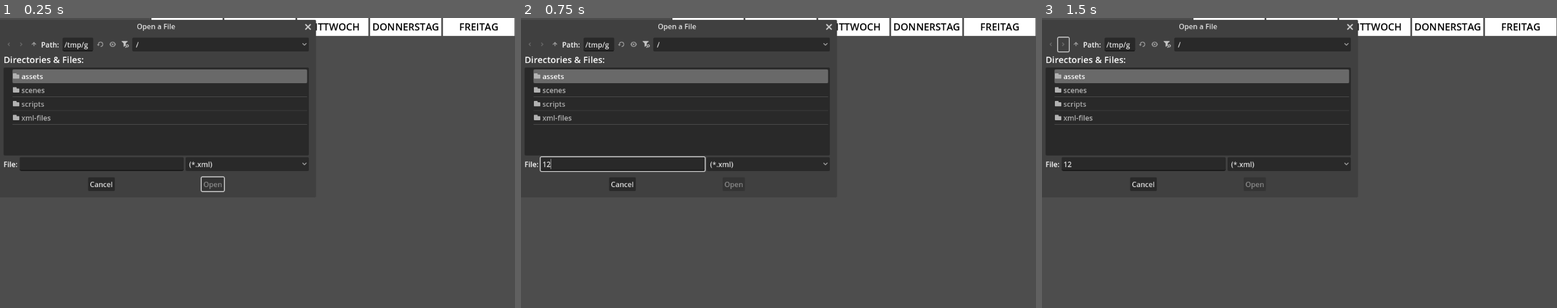
Above: before the commit, frames 1-3 (left to right).
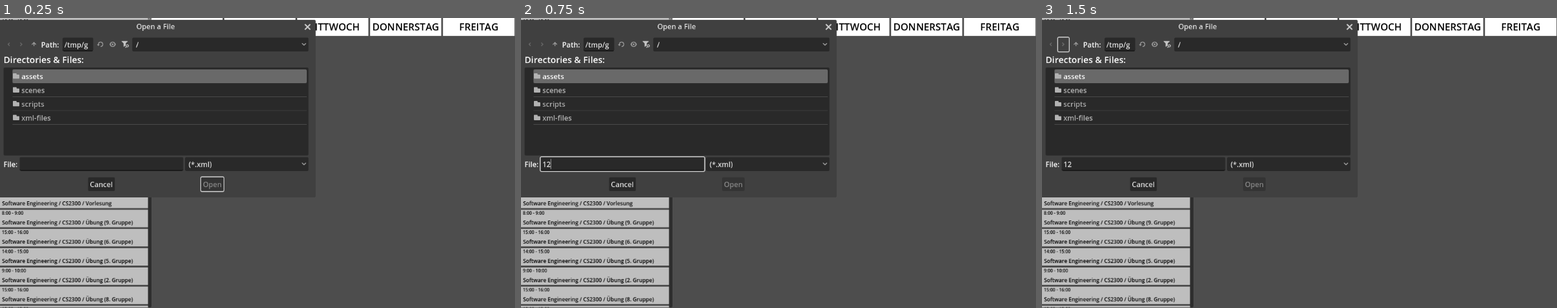
Above: after the commit, the same moments.

Repository: FlorianKloeckner/uzl-better-planner
Game: Godot game, scene res://scenes/node_2d.tscn
Two runs of this game, one before a commit and one after it. Both use one fixed random seed, a clock stepped at 60 frames per second and the inputs below.
Inputs (mouse positions are in pixels of both pictures, inside the frame that each line leads up to):
- Up to frame 1 (0.25 s): no input
- Up to frame 2 (0.75 s): click (624, 163) at 0.52 s; type "12" at 0.6 s
- Up to frame 3 (1.5 s): click (1062, 44) at 1.25 s

The runs differ from the first frame. In frame 1, 10% of the frame differs, in the area x 0-62%, y 0-100%; in frame 2, 9.9%; in frame 3, 9.9%.

Commit message:
updated gitignore

Diff:
--- a/scenes/ClassWidget.tscn
+++ b/scenes/ClassWidget.tscn
@@ -41,19 +41,23 @@
 anchor_right = 1.0
 anchor_bottom = 0.5
 offset_left = -3.048
+offset_top = 14.0
 offset_right = 1.0
 offset_bottom = 25.0
 theme_override_colors/font_color = Color(0, 0, 0, 1)
+theme_override_constants/line_spacing = -5
 theme_override_font_sizes/font_size = 12
-text = "Placeholder"
+text = "Placeholder PLacerholder opklacerholdersdfssssssssssssssssssssssssssssssssssssssss"
 vertical_alignment = 1
 autowrap_mode = 1
 
 [node name="Button" type="Button" parent="."]
 layout_mode = 1
 anchors_preset = -1
+anchor_top = 0.28
 anchor_right = 1.0
 anchor_bottom = 1.0
+offset_top = -14.0
 flat = true
 
 [connection signal="mouse_entered" from="." to="." method="_on_mouse_entered"]
--- a/scripts/node_2d.gd
+++ b/scripts/node_2d.gd
@@ -3,13 +3,12 @@
 const SPACE_NODE = preload("res://scenes/space_node.tscn")
 const CLASS_WIDGET = preload("res://scenes/ClassWidget.tscn")
 
-var current_file_path: String
+var current_file_path = "xml-files/data.xml"
 
 var parser = XMLParser.new()
 var start_time: String
 var node_name: String
 var end_time: String
-var day: String
 
 var time_scaler:float = (650.0-40.0)/600.0
 
@@ -122,13 +121,20 @@
 
 # Called when the node enters the scene tree for the first time.
 func _ready() -> void:
+	for n in $ScrollContainer/Lecture_list.get_children():
+		$ScrollContainer/Lecture_list.remove_child(n)
+		n.queue_free()
+
+	print("called")
 	var lecture_list = parse_xml(current_file_path)
+	print(str(lecture_list) + "lecture_list")
 	for l in lecture_list:
 		var instance:Variant = CLASS_WIDGET.instantiate()
 		instance.set_label(l[0])
 
 		instance.set_times(_convert_time(l[1]), _convert_time(l[2]))
-		instance.day = int(l[3]) - 1
+		print("contents of l[3]: " + str(l[3]))
+		instance.day = int(l[3][0]) - 1
 		$ScrollContainer/Lecture_list.add_child(instance)
 	set_board()
 
@@ -143,6 +149,7 @@
 
 func parse_xml(file_path: String):
 	var output: Array = []
+	var day: Array = []
 	parser.open(file_path)
 	while parser.read() != ERR_FILE_EOF:
 		if parser.get_node_name() == "Lecture" and parser.get_node_type() == parser.NODE_ELEMENT:
@@ -161,9 +168,12 @@
 				if parser.get_node_name() == "repeat" and parser.get_node_type() == parser.NODE_ELEMENT:
 					parser.read()
 					print(parser.get_node_data())
-					day = parser.get_node_data().split(" ")[1]
+					if parser.get_node_data().split(" ")[0] == "w1":
+						day.append(parser.get_node_data().split(" ")[1])
 			print("The Lecture: " + node_name + " (" + start_time + " - " + end_time + ")")
-			output.append([node_name, start_time, end_time, day])
+			if not day.is_empty():
+				output.append([node_name, start_time, end_time, day.duplicate()])
+				day.clear()
 	return output
 
 
Not shown, added: xml-files/data(4).xml
Not shown, changed: .gitignore
